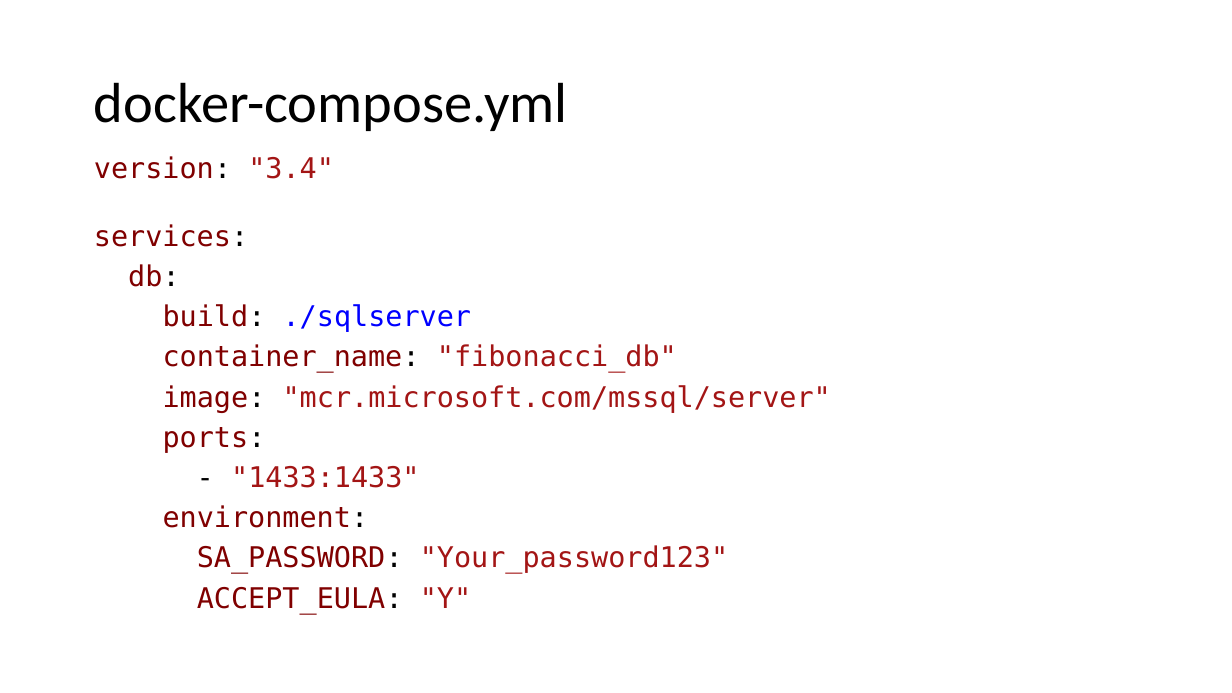
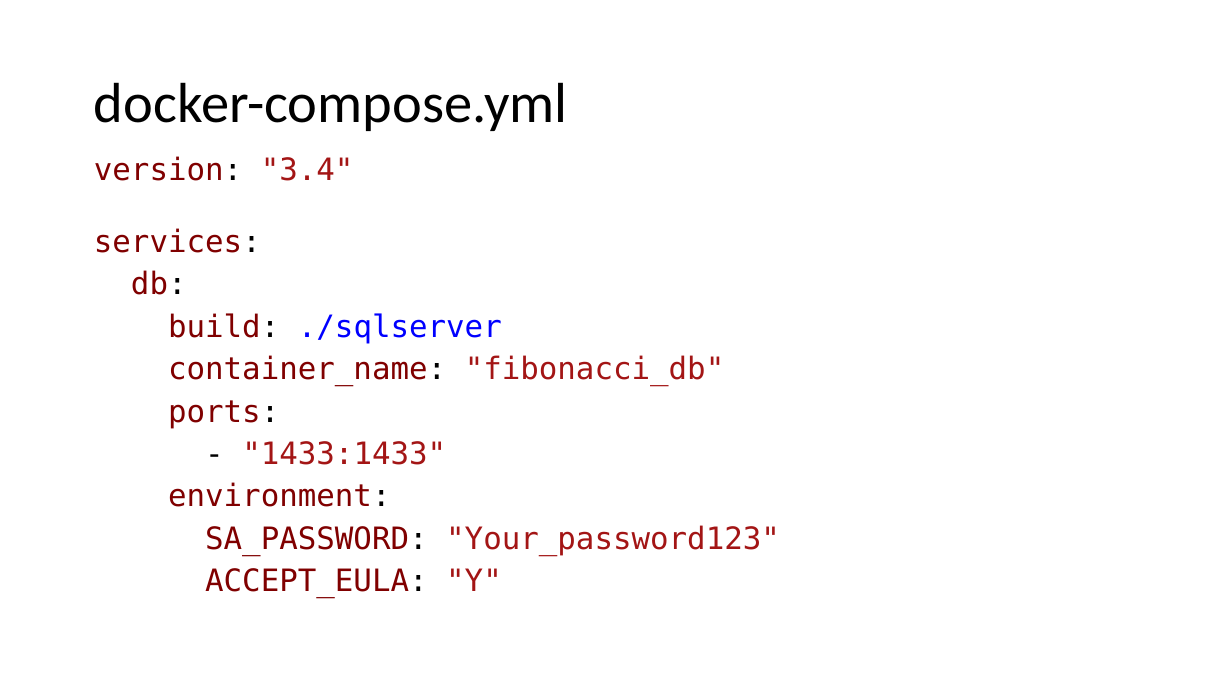
Before and after one commit to guillaume-chervet/course.dotnet, a slide deck: slide 130 of documentations/dotnet6.pptx. Drawn at 1232x693 pixels with LibreOffice and Linux fonts; fonts in the diff are those of the drawing. Boxes give left, top, right and bottom in pixels: in the first picture for what was removed or moved away, otherwise in the second. Text is boxed around its words. In the diff, an @@ line names an element or a change of style, - is before the commit and + after.

```diff
--- a/documentations/dotnet6.pptx
+++ b/documentations/dotnet6.pptx
@@ text "version: "3.4"" at (94,156,780,598): size 22.2 to 24 pt @@
@@ text at (163,385,831,413): paragraph removed @@
-image: "mcr.microsoft.com/mssql/server"
```
Also in this commit, not shown: 2 other slides changed, 1 other file.
